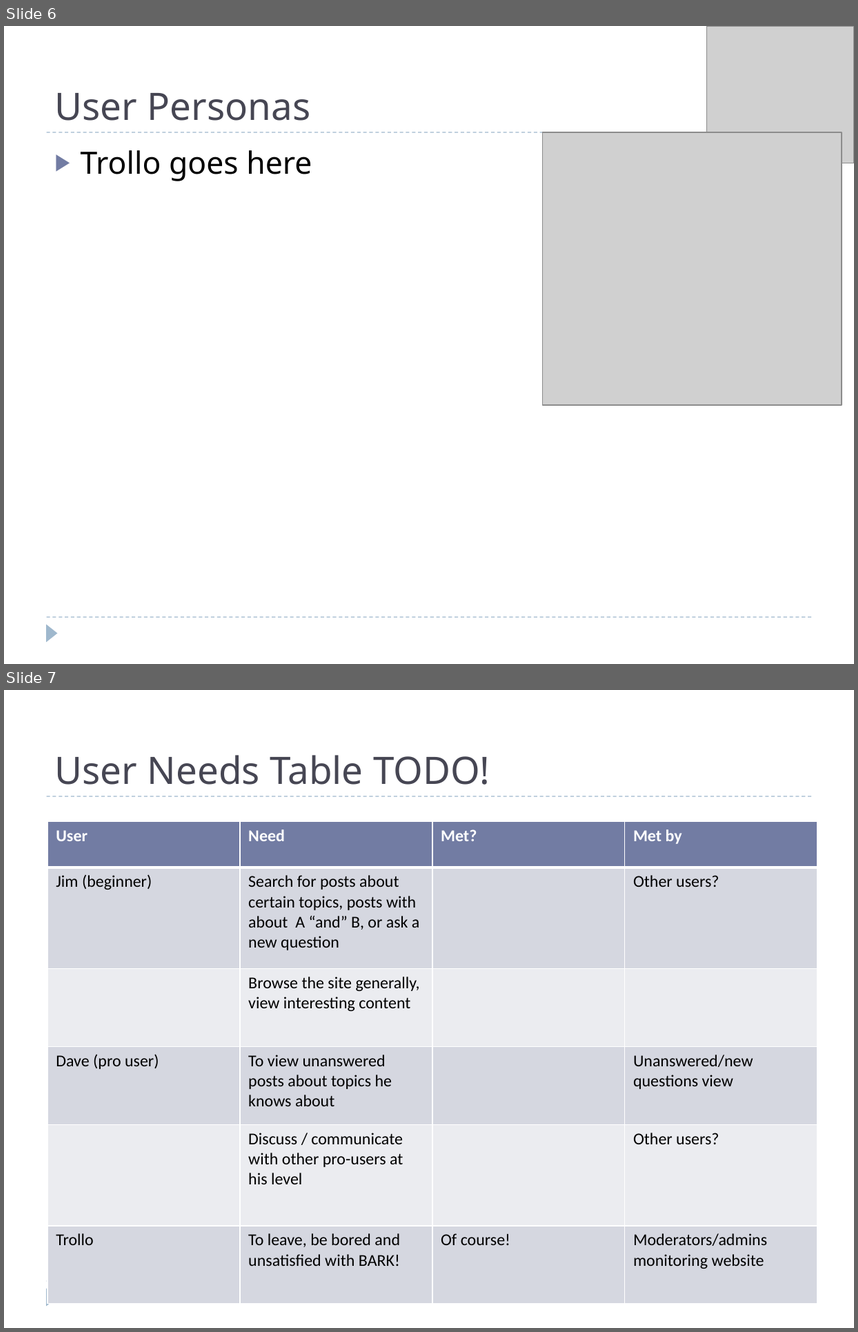
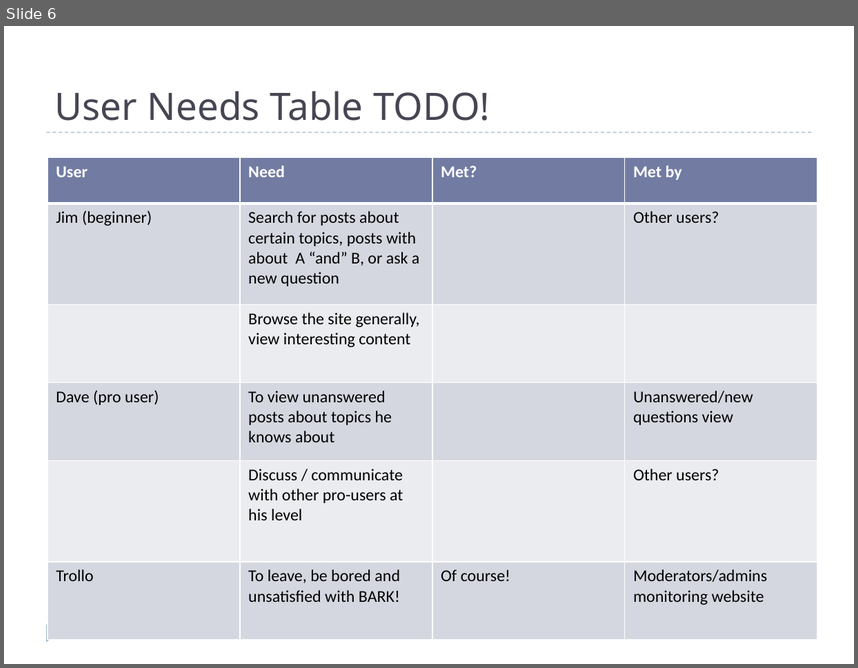
Before and after one commit to projectgoav/studeso, a slide deck: docs/presentation.pptx. Shown one above the other, each under a label of ours: slides 6 and 7 before the commit, slide 6 after it. The pictures are 858x1332 and 858x668 pixels, drawn with LibreOffice and Linux fonts; fonts in the diff are those of the drawing; grey boxes stand for pictures. Boxes give left, top, right and bottom in pixels: in the first picture for what was removed or moved away, otherwise in the second. Text is boxed around its words. In the diff, an @@ line names an element or a change of style, - is before the commit and + after.

Commit message:
Updated powerpoint with the user personas

```diff
--- a/docs/presentation.pptx
+++ b/docs/presentation.pptx
@@ slide 6 removed at [4,26,854,664], background #FFFFFF; not listed: 3 template elements that a slide beside it also shows @@
@@ picture removed at [707,26,854,163] @@
@@ title removed at [55,93,311,121] @@
-User Personas
@@ picture removed at [543,132,842,405] @@
@@ text removed at [81,150,312,181] @@
-▶ Trollo goes here
@@ what was slide 7 is now slide 6 @@
```
Also in this commit, not shown: 2 slides changed, 1 other file.
